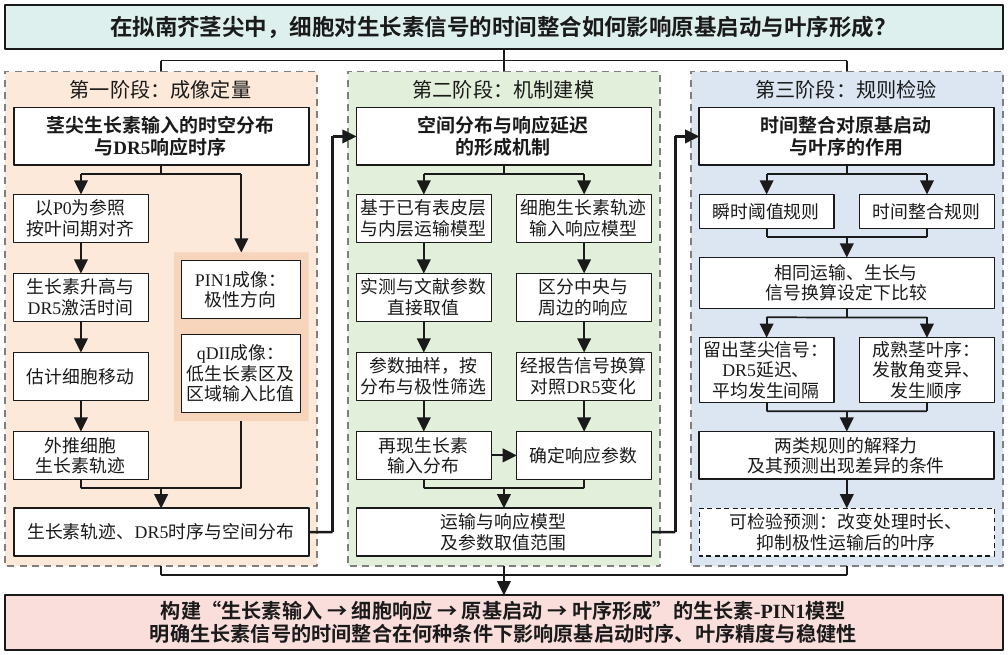
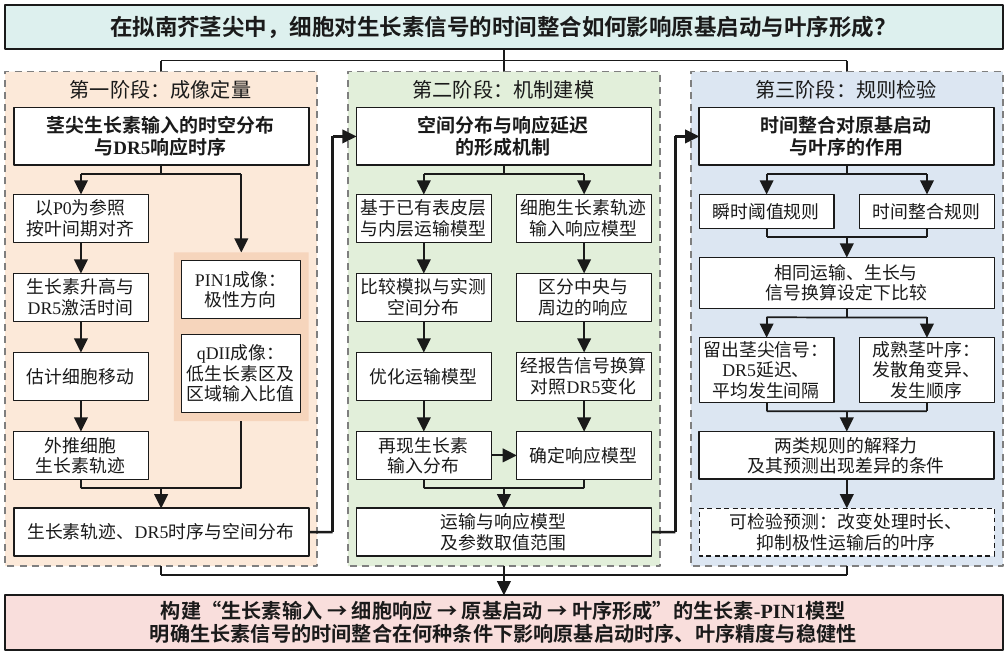
Before and after one commit to Aria0516/model, a slide deck: slide 1 of figures/prior_work/ppt/fig2-1_roadmap.pptx. Drawn at 1008x655 pixels with LibreOffice and Linux fonts; fonts in the diff are those of the drawing. Boxes give left, top, right and bottom in pixels: in the first picture for what was removed or moved away, otherwise in the second. Text is boxed around its words. In the diff, an @@ line names an element or a change of style, - is before the commit and + after.

```diff
--- a/figures/prior_work/ppt/fig2-1_roadmap.pptx
+++ b/figures/prior_work/ppt/fig2-1_roadmap.pptx
@@ text in rectangle at (361,278,486,316): text changed @@
-实测与文献参数
-直接取值
+比较模拟与实测
+空间分布
@@ text in rectangle at (370,368,477,385): text changed @@
-参数抽样，按
-分布与极性筛选
+优化运输模型
@@ text in rectangle at (530,447,637,464): text changed @@
-确定响应参数
+确定响应模型
```
Also in this commit, not shown: 2 other files.
